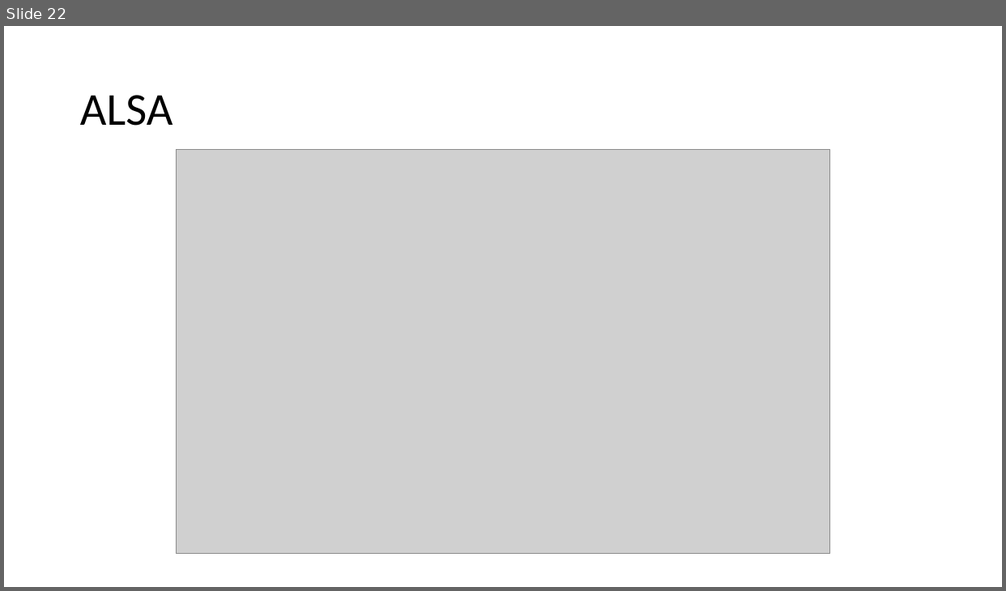
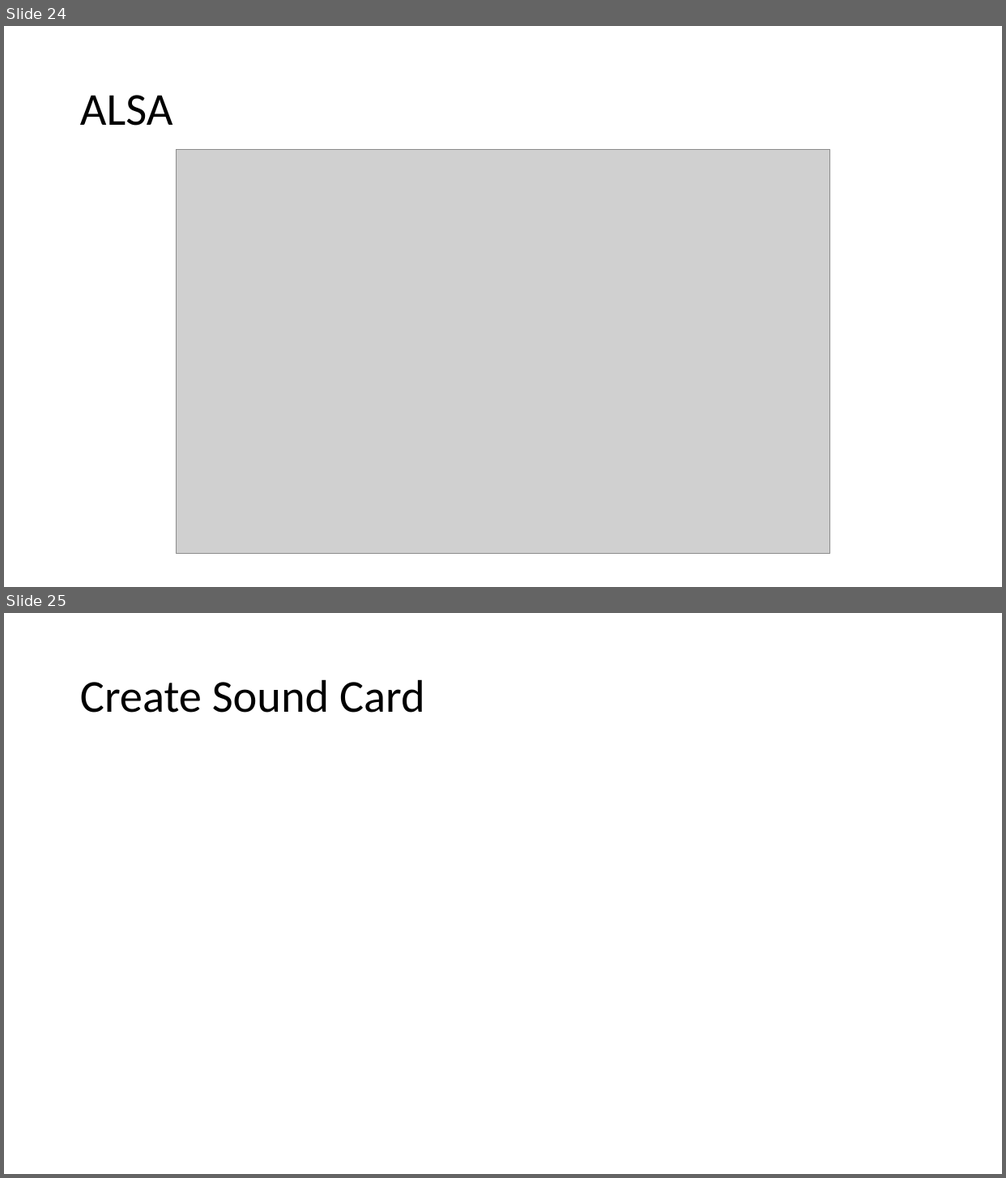
Before and after one commit to Winddoing/embedded_linux_notes, a slide deck: device_driver/alsa/report/audio.pptx. Shown one above the other, each under a label of ours: slide 22 before the commit, slides 24 and 25 after it. The pictures are 1006x591 and 1006x1178 pixels, drawn with LibreOffice and Linux fonts; fonts in the diff are those of the drawing; grey boxes stand for pictures. Boxes give left, top, right and bottom in pixels: in the first picture for what was removed or moved away, otherwise in the second. Text is boxed around its words. In the diff, an @@ line names an element or a change of style, - is before the commit and + after.

```diff
--- a/device_driver/alsa/report/audio.pptx
+++ b/device_driver/alsa/report/audio.pptx
@@ slide 25 added at [4,613,1002,1174], background #FFFFFF @@
@@ title added at [80,679,425,713], 44 pt, text #000000 @@
+Create Sound Card
@@ what was slide 22 is now slide 24 @@
```
Also in this commit, not shown: 2 other slides added, 1 other file.
